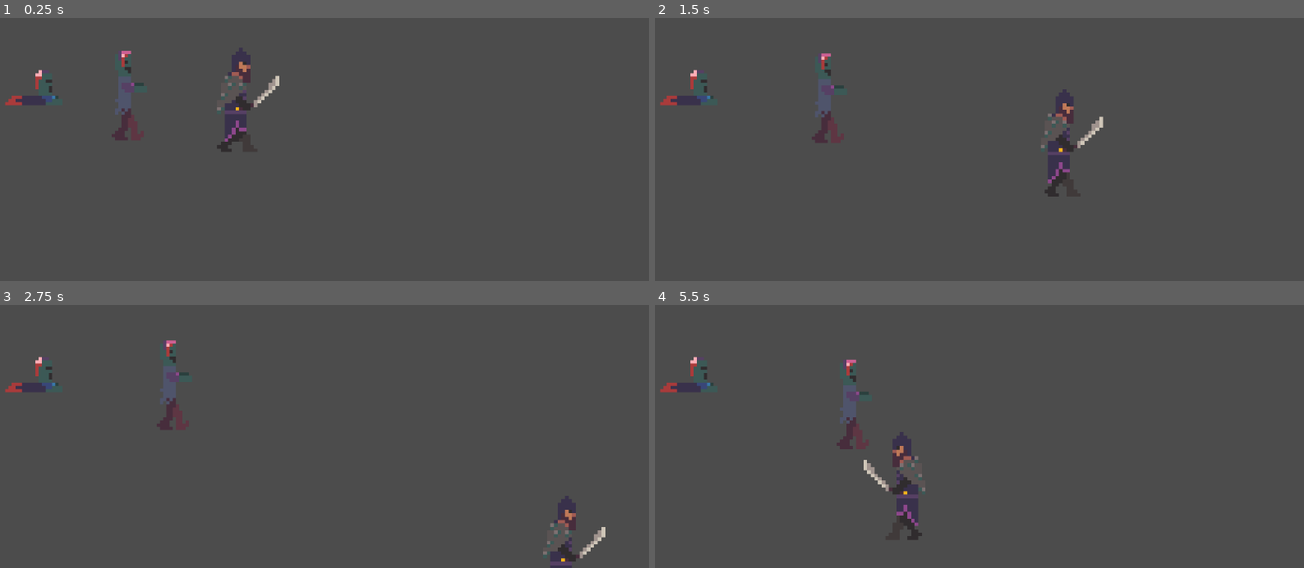
Above: before the commit, frames 1-4 (two rows, left to right).
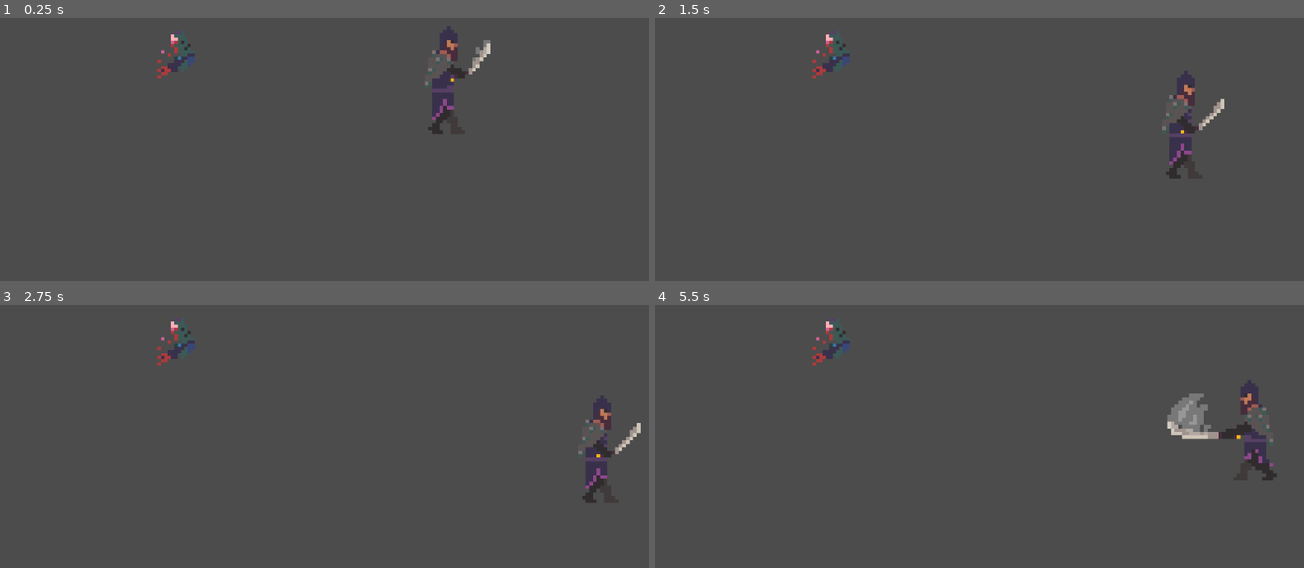
Above: after the commit, the same moments.

Repository: imav97/GMTK2021
Game: Godot game, scene res://TEST_SCENE.tscn
The game is run twice, just before and just after one commit, with the same random seed, the same clock (stepped at 60 frames per second) and the same inputs.
Inputs (mouse positions are in pixels of both pictures, inside the frame that each line leads up to):
- Up to frame 1 (0.25 s): no input
- Up to frame 2 (1.5 s): move the mouse to (1122, 70) at 0.52 s; hold D (right) 0.53-1.28 s; hold Space (simple_attack) 0.53-1.28 s; click (1122, 70) at 0.67 s; move the mouse to (843, 107) at 1.27 s; hold S (down) from 1.28 s (still down); click (843, 107) at 1.35 s
- Up to frame 3 (2.75 s): tap Space (simple_attack) at 1.55, 2.3 s; move the mouse to (outside the picture) at 2.02 s; release S (down) at 2.03 s; hold D (right) from 2.03 s (still down); hold Shift (mana_attack) from 2.03 s (still down)
- Up to frame 4 (5.5 s): move the mouse to (940, 452) at 2.77 s; release D (right) at 2.78 s; release Shift (mana_attack) at 2.78 s; hold W (up) 2.78-3.53 s; tap Space (simple_attack) at 2.85, 4.55, 5.3 s; click (940, 452) at 2.92 s; move the mouse to (1174, 433) at 3.52 s; hold Space (simple_attack) 3.53-4.28 s; hold A (left) 3.53-5.03 s; move the mouse to (778, 318) at 4.27 s; click (778, 318) at 4.35 s; move the mouse to (1005, 376) at 5.02 s; hold S (down) from 5.03 s (still down); hold Shift (mana_attack) from 5.03 s (still down); click (1005, 376) at 5.17 s

The runs differ from the first frame. In frame 1, 3.2% of the frame differs, in the area x 0-76%, y 3-51%; in frame 2, 3.1%; in frame 3, 2.7%; in frame 4, 3.9%, in the area x 0-96%, y 6-90%.
Error after the commit: Invalid set index 'player' (on base: 'null instance') with value of type 'KinematicBody2D (KeyboardCharacter.gd)'. (res://TEST_SCENE.gd:8)

Commit message:
timer for saladdin's attack

Diff:
--- a/gmtk2021/CrawlerZombie.gd
+++ b/gmtk2021/CrawlerZombie.gd
@@ -51,6 +51,7 @@
 
 
 func jump_attack():
+	speed = 0
 	timer = Timer.new()
 	timer.connect("timeout", self, "_on_timer_timeout")
 	timer.one_shot = true
@@ -59,3 +60,10 @@
 
 func _on_timer_timeout():
 	speed = 75
+
+
+func _on_Area2D_body_entered(body):
+	if body.get_name() == "Saladdin" or body.get_name() == "Templar":
+		ani_player.play("attack")
+	else:
+		pass
--- a/gmtk2021/CrawlerZombie.tscn
+++ b/gmtk2021/CrawlerZombie.tscn
@@ -69,7 +69,7 @@
 position = Vector2( 0, -10.6314 )
 texture = ExtResource( 1 )
 hframes = 9
-frame = 8
+frame = 6
 
 [node name="CollisionShape2D" type="CollisionShape2D" parent="."]
 shape = SubResource( 2 )
@@ -78,3 +78,5 @@
 
 [node name="CollisionShape2D" type="CollisionShape2D" parent="Area2D"]
 shape = SubResource( 4 )
+
+[connection signal="body_entered" from="Area2D" to="." method="_on_Area2D_body_entered"]
--- a/gmtk2021/KeyboardCharacter.gd
+++ b/gmtk2021/KeyboardCharacter.gd
@@ -17,15 +17,15 @@
 
 func get_input():
 	velocity = Vector2.ZERO
-	if Input.is_action_pressed('right'):
+	if Input.is_action_pressed('right') and !ani_playing:
 		velocity.x += 1
 		$Sprite.flip_h = false
-	if Input.is_action_pressed('left'):
+	if Input.is_action_pressed('left') and !ani_playing:
 		velocity.x -= 1
 		$Sprite.flip_h = true
-	if Input.is_action_pressed('down'):
+	if Input.is_action_pressed('down') and !ani_playing:
 		velocity.y += 1
-	if Input.is_action_pressed('up'):
+	if Input.is_action_pressed('up')and !ani_playing:
 		velocity.y -= 1
 
 	if Input.is_action_just_released("down") or Input.is_action_just_released("up") or Input.is_action_just_released("right") or Input.is_action_just_released("left"):
@@ -44,6 +44,7 @@
 func _input(event):
 	if event.is_action_pressed("simple_attack"):
 		ani_player.play("attack")
+		ani_playing = true
 		# Check if player can attack
 		var now = OS.get_ticks_msec()
 		if now >= next_attack_time:
@@ -51,7 +52,7 @@
 			next_attack_time = now + attack_cooldown_time
 			var enemy = $RayCast2D.get_collider()
 			if enemy != null:
-				if enemy.name.find("BaseZombie") >= 0:
+				if enemy.name.find("BaseZombie") >= 0 or enemy.name.find("CrawlerZombie") >= 0:
 					enemy.melee_hit(attack_damage)
 
 	if event.is_action_pressed("mana_attack"):
@@ -60,3 +61,7 @@
 
 func play_idle():
 	ani_player.play("idle")
+
+
+func finished_animation():
+	ani_playing = false
--- a/gmtk2021/KeyboardCharacter.tscn
+++ b/gmtk2021/KeyboardCharacter.tscn
@@ -31,6 +31,20 @@
 "values": [ {
 "args": [  ],
 "method": "play_idle"
+} ]
+}
+tracks/2/type = "method"
+tracks/2/path = NodePath(".")
+tracks/2/interp = 1
+tracks/2/loop_wrap = true
+tracks/2/imported = false
+tracks/2/enabled = true
+tracks/2/keys = {
+"times": PoolRealArray( 0.375 ),
+"transitions": PoolRealArray( 1 ),
+"values": [ {
+"args": [  ],
+"method": "finished_animation"
 } ]
 }
 
@@ -70,7 +84,7 @@
 [sub_resource type="RectangleShape2D" id=4]
 extents = Vector2( 5.93268, 15.9614 )
 
-[node name="KeyboardMovement" type="KinematicBody2D"]
+[node name="Saladdin" type="KinematicBody2D"]
 scale = Vector2( 5.68861, 5.43351 )
 collision_layer = 2
 script = ExtResource( 1 )
@@ -86,7 +100,7 @@
 [node name="Sprite" type="Sprite" parent="."]
 texture = ExtResource( 2 )
 hframes = 9
-frame = 8
+frame = 4
 
 [node name="CollisionShape2D" type="CollisionShape2D" parent="."]
 shape = SubResource( 4 )
--- /dev/null
+++ b/gmtk2021/KeyboardStage.tscn
@@ -0,0 +1,8 @@
+[gd_scene load_steps=2 format=2]
+
+[ext_resource path="res://KeyboardCharacter.tscn" type="PackedScene" id=1]
+
+[node name="KeyboardStage" type="Node2D"]
+
+[node name="Saladdin" parent="." instance=ExtResource( 1 )]
+position = Vector2( 743.743, 309.363 )
--- a/gmtk2021/Stage.tscn
+++ b/gmtk2021/Stage.tscn
@@ -34,6 +34,7 @@
 [node name="Timer" type="Timer" parent="Spawn4"]
 wait_time = 4.0
 autostart = true
+
 [connection signal="timeout" from="Spawn1/Timer" to="." method="_on_Timer_timeout" binds= [ 0 ]]
 [connection signal="timeout" from="Spawn2/Timer" to="." method="_on_Timer_timeout" binds= [ 1 ]]
 [connection signal="timeout" from="Spawn3/Timer" to="." method="_on_Timer_timeout" binds= [ 2 ]]
--- a/gmtk2021/TEST_SCENE.tscn
+++ b/gmtk2021/TEST_SCENE.tscn
@@ -1,19 +1,15 @@
-[gd_scene load_steps=5 format=2]
+[gd_scene load_steps=4 format=2]
 
 [ext_resource path="res://KeyboardCharacter.tscn" type="PackedScene" id=1]
-[ext_resource path="res://BaseZombie.tscn" type="PackedScene" id=2]
 [ext_resource path="res://TEST_SCENE.gd" type="Script" id=3]
 [ext_resource path="res://CrawlerZombie.tscn" type="PackedScene" id=4]
 
 [node name="TEST_SCENE" type="Node2D"]
 script = ExtResource( 3 )
 
-[node name="BaseZombie" parent="." instance=ExtResource( 2 )]
-position = Vector2( 187.525, 298.768 )
-
 [node name="KeyboardMovement" parent="." instance=ExtResource( 1 )]
-position = Vector2( 391.141, 311.368 )
+position = Vector2( 714.605, 282.827 )
 
 [node name="CrawlerZombie" parent="." instance=ExtResource( 4 )]
-position = Vector2( 78.3179, 298.194 )
+position = Vector2( 294.754, 281.545 )
 scale = Vector2( 5.20561, 4.96144 )
